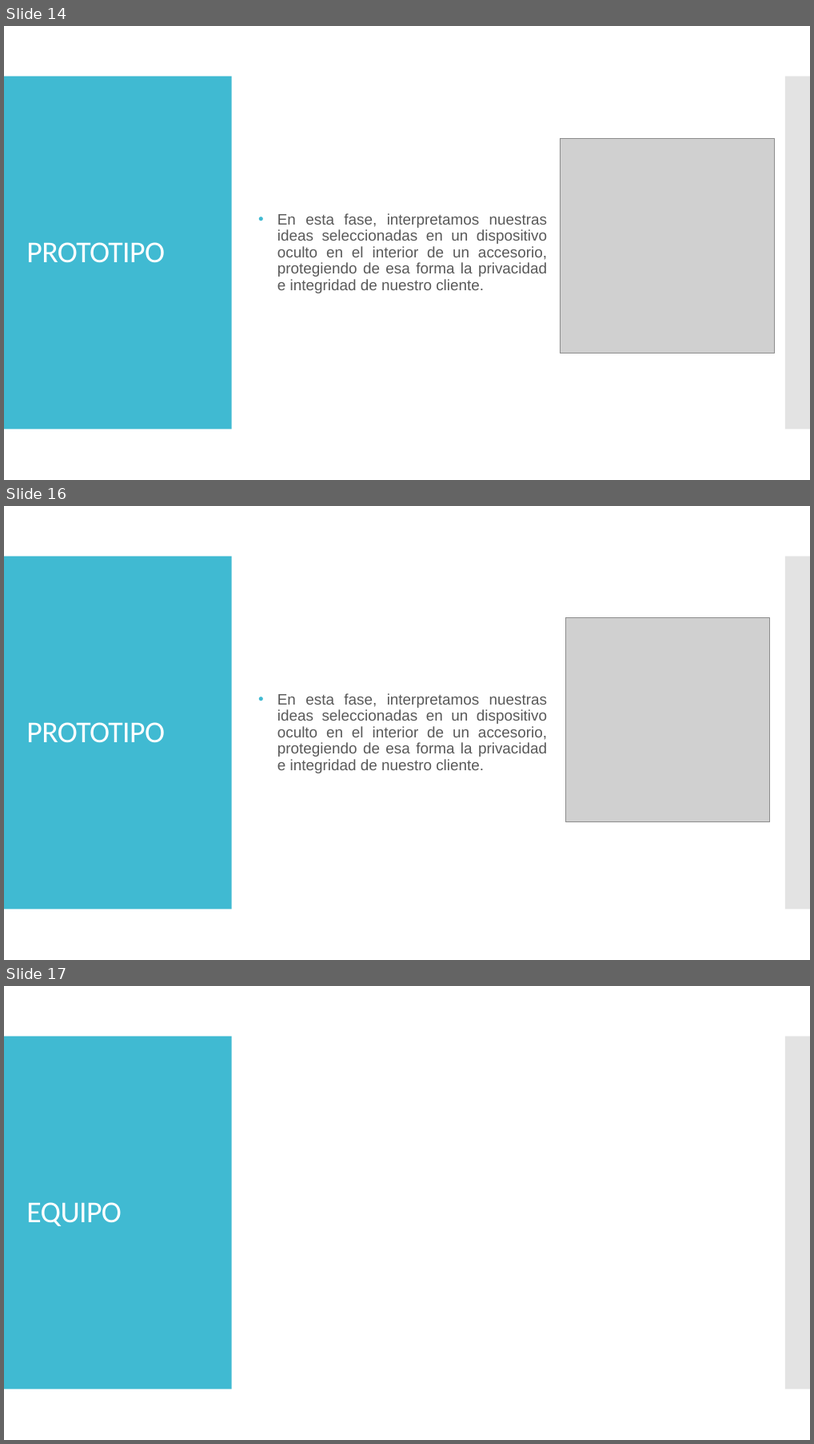
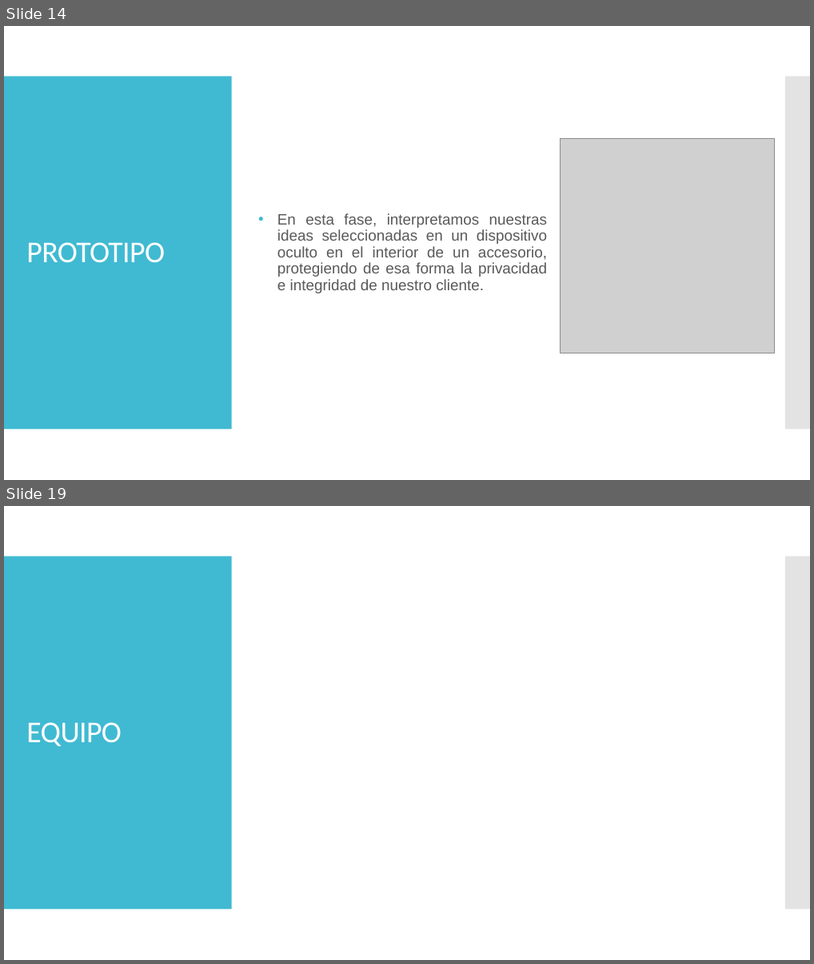
Before and after one commit to claudio-cordova-estrada/hackathon, a slide deck: Presentacion/Design_Thinking.pptx. Shown one above the other, each under a label of ours: slides 14, 16 and 17 before the commit, slides 14 and 19 after it; the slides between them are not shown. The pictures are 814x1444 and 814x964 pixels, drawn with LibreOffice and Linux fonts; fonts in the diff are those of the drawing; grey boxes stand for pictures. Boxes give left, top, right and bottom in pixels: in the first picture for what was removed or moved away, otherwise in the second. Text is boxed around its words. In the diff, an @@ line names an element or a change of style, - is before the commit and + after.

```diff
--- a/Presentacion/Design_Thinking.pptx
+++ b/Presentacion/Design_Thinking.pptx
@@ slide 16 removed at (4,506,810,960), background #FFFFFF; not listed: 2 template elements that a slide beside it also shows @@
@@ picture removed at (566,618,770,822) @@
@@ text removed at (278,693,547,773) @@
-  • En esta fase, interpretamos nuestras ideas seleccionadas en un dispositivo oculto en el interior de un accesorio, protegiendo de esa forma la privacidad e integridad de nuestro cliente.
@@ title removed at (26,722,165,743) @@
-PROTOTIPO
@@ what was slide 17 is now slide 19 @@
```
Also in this commit, not shown: 1 slide changed, 3 slides added.
